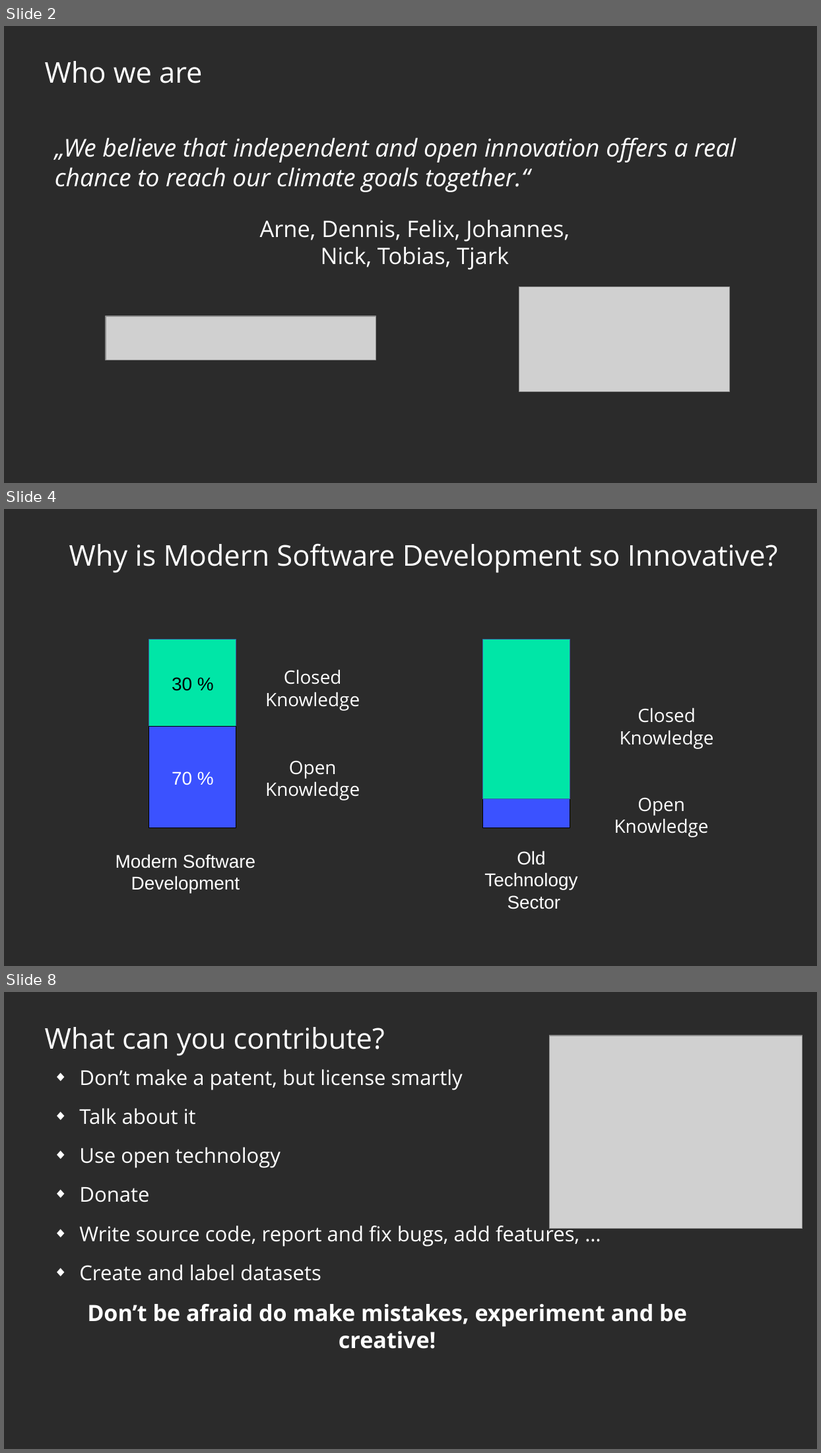
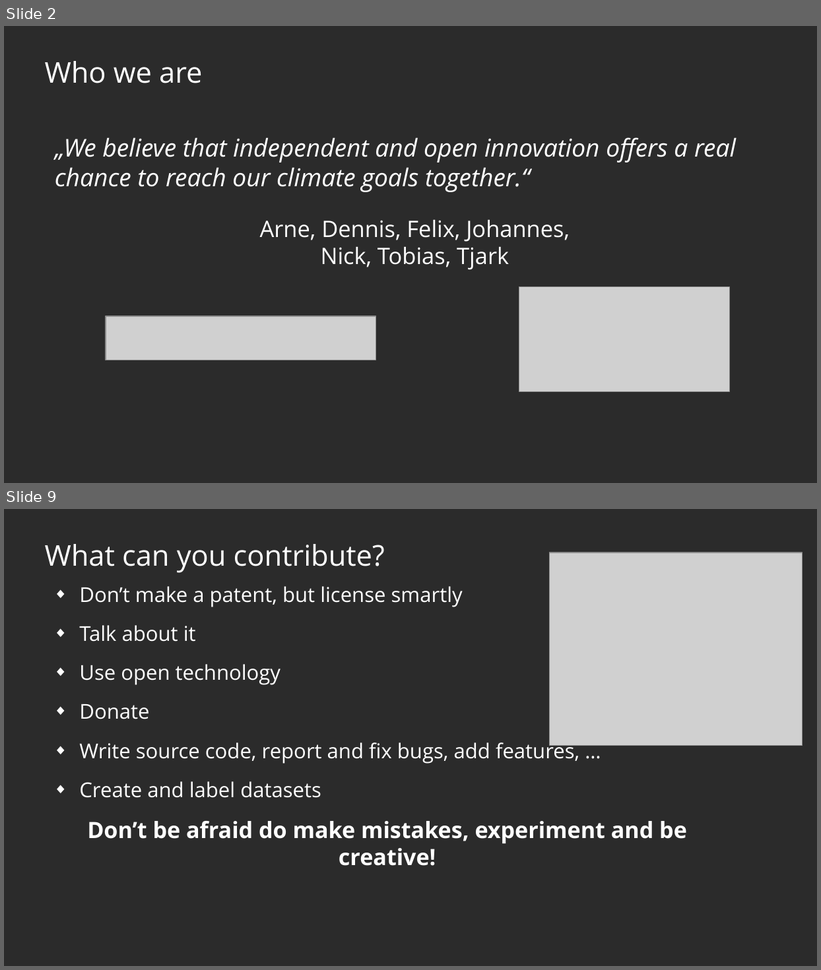
Before and after one commit to protontypes/documents, a slide deck: slides/2020-11-02_protontypes_GeneralSlides_R03.odp. Shown one above the other, each under a label of ours: slides 2, 4 and 8 before the commit, slides 2 and 9 after it; the slides between them are not shown. The pictures are 821x1453 and 821x970 pixels, drawn with LibreOffice and Linux fonts; fonts in the diff are those of the drawing; grey boxes stand for pictures; background and template pictures are left out; a plain dark background stands for a picture behind light text. Boxes give left, top, right and bottom in pixels: in the first picture for what was removed or moved away, otherwise in the second. Text is boxed around its words. In the diff, an @@ line names an element or a change of style, - is before the commit and + after.

```diff
--- a/slides/2020-11-02_protontypes_GeneralSlides_R03.odp
+++ b/slides/2020-11-02_protontypes_GeneralSlides_R03.odp
@@ slide 4 removed at (x1=4, y1=509, x2=817, y2=966), background picture (left out) @@
@@ title removed at (x1=69, y1=543, x2=778, y2=573) @@
-Why is Modern Software Development so Innovative?
@@ rectangle removed at (x1=149, y1=640, x2=236, y2=727) @@
-30 %
@@ rectangle removed at (x1=484, y1=640, x2=571, y2=799) @@
@@ text removed at (x1=265, y1=669, x2=360, y2=711) @@
-Closed Knowledge
@@ text removed at (x1=620, y1=708, x2=714, y2=749) @@
-Closed Knowledge
@@ rectangle removed at (x1=149, y1=727, x2=236, y2=828) @@
-70 %
@@ text removed at (x1=265, y1=760, x2=360, y2=801) @@
-Open Knowledge
@@ rectangle removed at (x1=484, y1=799, x2=571, y2=828) @@
@@ text removed at (x1=614, y1=797, x2=709, y2=838) @@
-Open Knowledge
@@ text removed at (x1=116, y1=854, x2=255, y2=894) @@
-Modern Software Development
@@ text removed at (x1=484, y1=851, x2=578, y2=910) @@
-Old
-Technology
-Sector
@@ what was slide 8 is now slide 9 @@
```
Also in this commit, not shown: 4 slides changed, 2 slides added, 1 other file.
